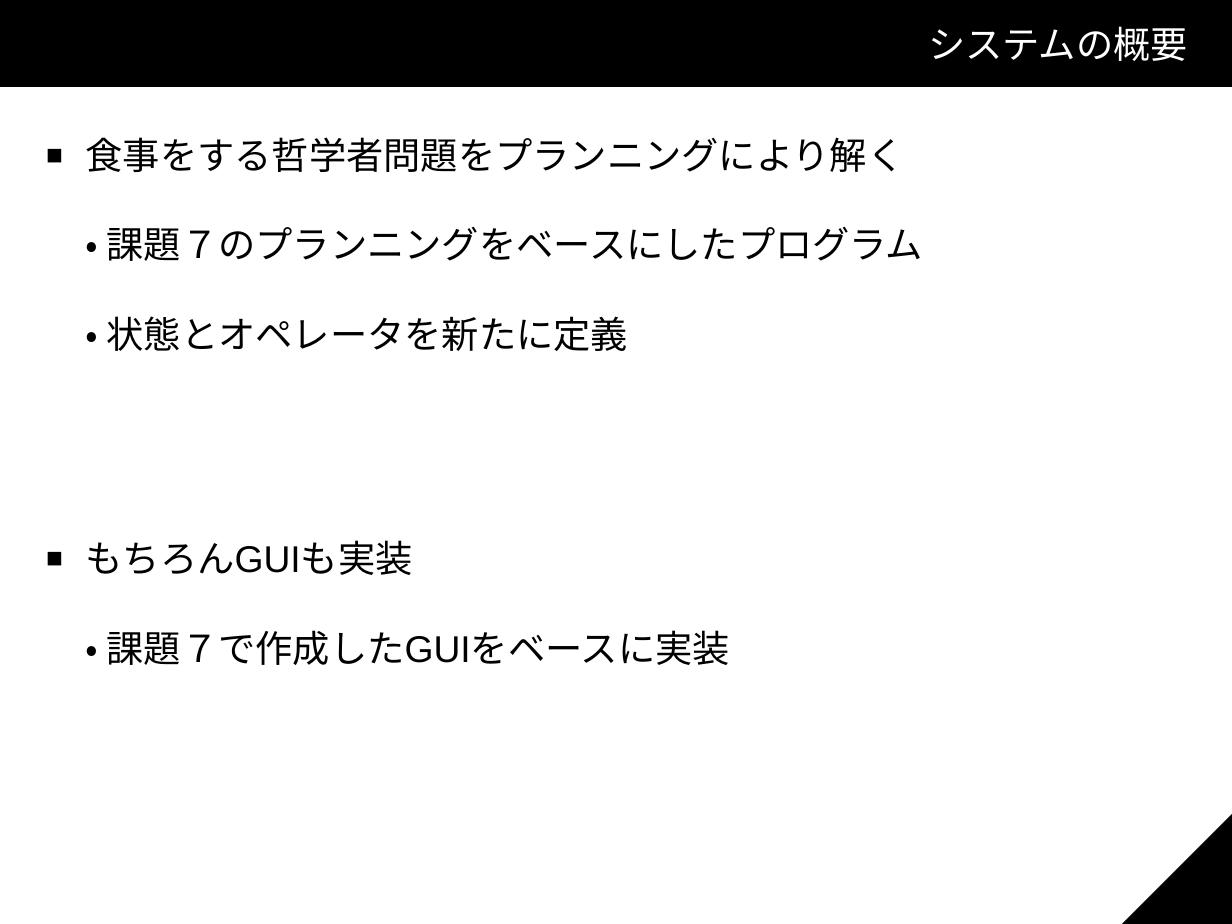
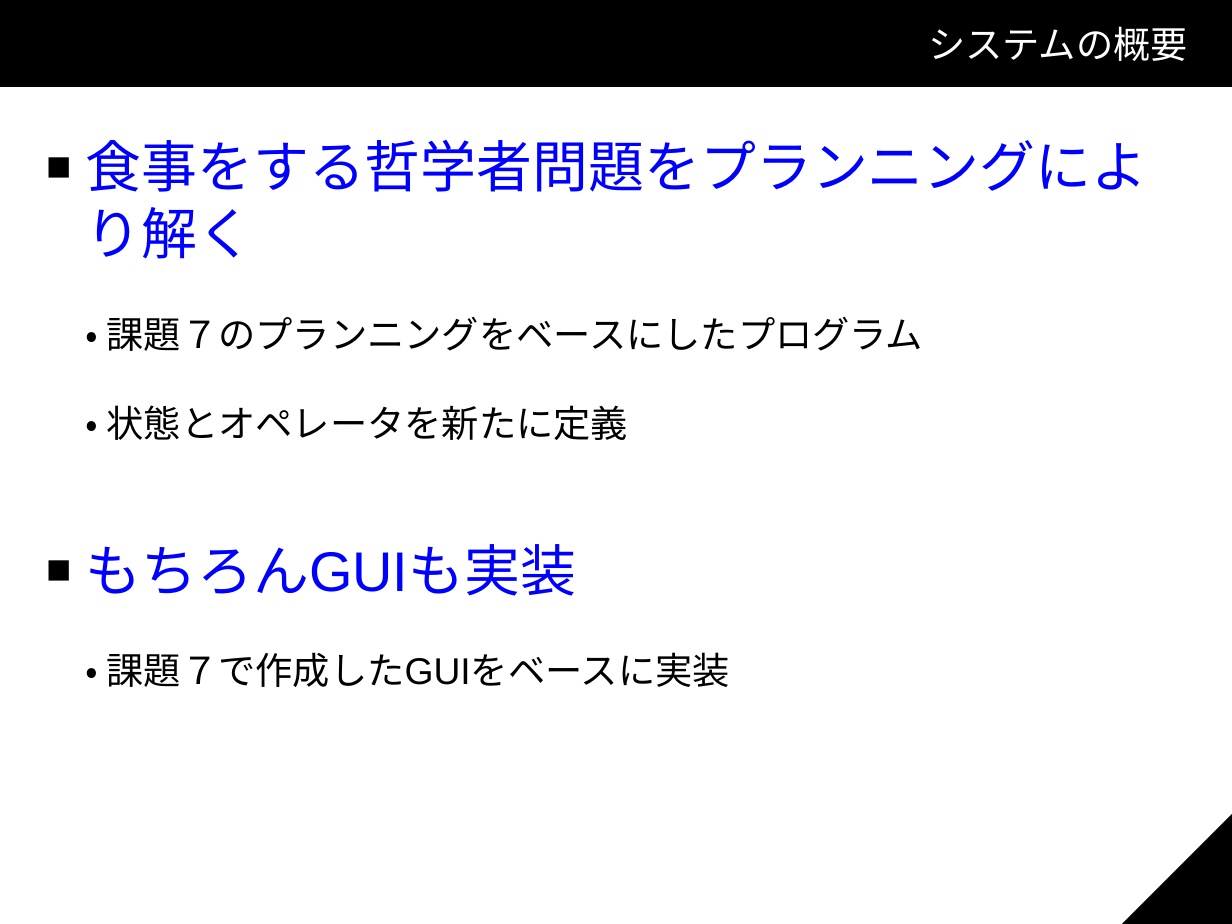
Before and after one commit to KP-3/Shota, a slide deck: slide 13 of スライド.odp (slide 3 before the commit). Drawn at 1232x924 pixels with LibreOffice and Linux fonts; fonts in the diff are those of the drawing; background and template pictures are left out. Boxes give left, top, right and bottom in pixels: in the first picture for what was removed or moved away, otherwise in the second. Text is boxed around its words. In the diff, an @@ line names an element or a change of style, - is before the commit and + after.

```diff
--- a/スライド.odp
+++ b/スライド.odp
@@ text at <box>86,140,1148,259</box>: size 24 to 36 pt, text colour #000000 to #0000FF in "食事をする哲学者問題をプランニングにより解く" @@
@@ text at <box>86,544,576,596</box>: size 24 to 36 pt, text colour #000000 to #0000FF in "もちろんGUIも実装" @@
```
Also in this commit, not shown: 8 other slides changed, 11 slides added.
